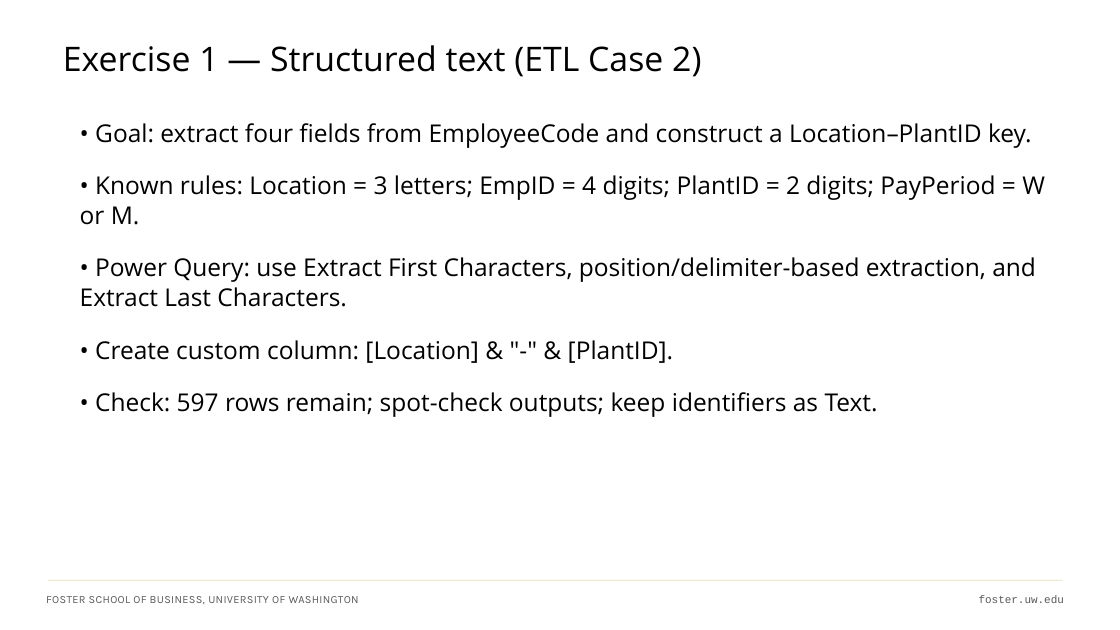
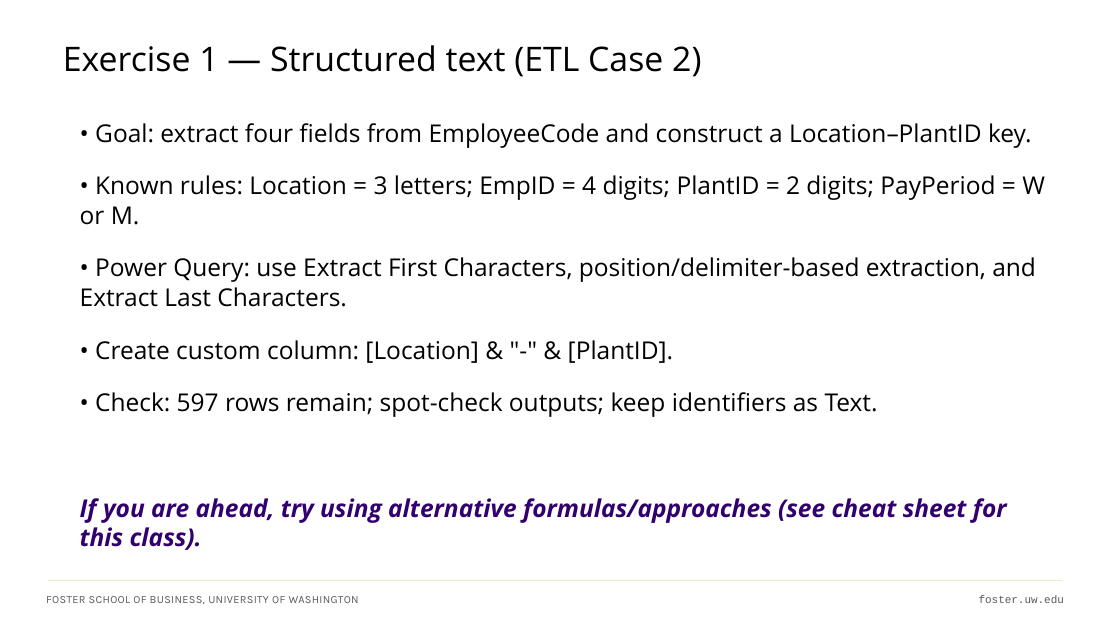
Before and after one commit to ashercurtis/slides.io, a slide deck: slide 16 of ACCTG320/ACCTG320Class04_2026.pptx (slide 14 before the commit). Drawn at 1120x630 pixels with LibreOffice and Linux fonts; fonts in the diff are those of the drawing. Boxes give left, top, right and bottom in pixels: in the first picture for what was removed or moved away, otherwise in the second. Text is boxed around its words. In the diff, an @@ line names an element or a change of style, - is before the commit and + after.

Commit message:
AUT2026 Class05 updates

```diff
--- a/ACCTG320/ACCTG320Class04_2026.pptx
+++ b/ACCTG320/ACCTG320Class04_2026.pptx
@@ text at <box>80,498,1007,550</box>: paragraph added @@
+If you are ahead, try using alternative formulas/approaches (see cheat sheet for this class).
```
Also in this commit, not shown: 5 other slides changed, 2 slides added, 2 slides removed, 2 other files.
